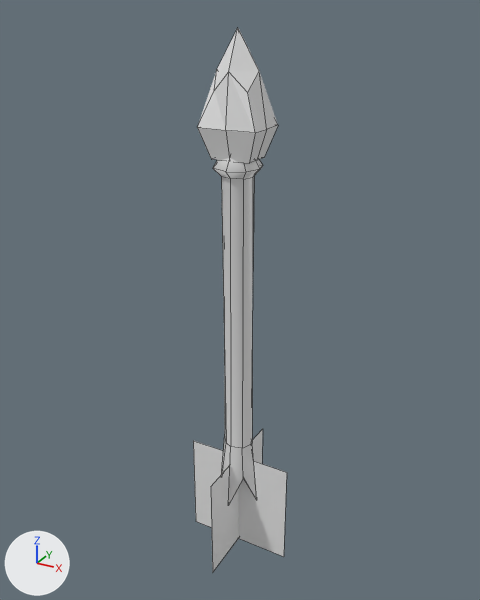
The Blender file Assets/Models/LevelObjects/Entities/Arrow.blend: old version first, new version second.
The view is the same before and after, from a 50 mm lens placed at (2.26, -4.08, 2.03), pointed at (-0.03, 0.08, -0.05). Lighting does not change. The marker at lower left points along +X, +Y and +Z. Mesh edges are drawn as thin lines.

The first picture shows 'Blade', 'Plane', 'Plane.001', 'Shaft'.
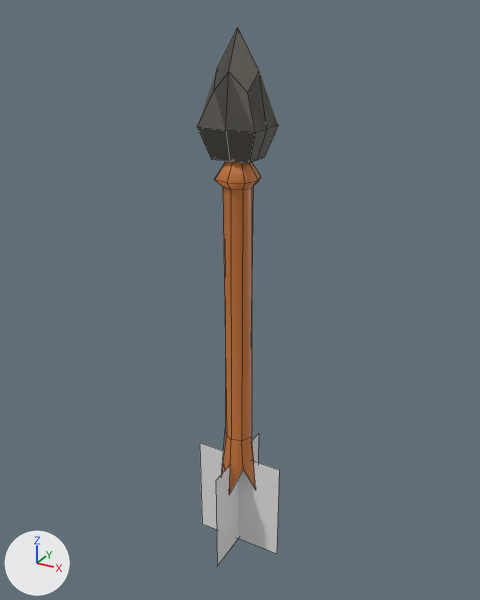
Commit message: started work on arrows

Location of each change, (x1, y1, x2, y2) in pixels of the pictures (480 x 600 px):
'Shaft', recoloured, rescaled
    before: (213, 158, 263, 505)
    after: (214, 161, 261, 494)
'Blade', recoloured
    both: (197, 28, 278, 163)
'Plane', rescaled (16% narrower)
    before: (193, 441, 287, 557)
    after: (200, 443, 279, 554)
'Plane.001', rescaled (17% narrower, 6% shorter)
    before: (211, 429, 263, 571)
    after: (216, 433, 259, 566)

The change, as a diff of the scene's bpy script:
```diff
--- a/Assets/Models/LevelObjects/Entities/Arrow.blend.py
+++ b/Assets/Models/LevelObjects/Entities/Arrow.blend.py
@@ mat_blade @@
+mat_blade = principled_material('Blade')
+mat_blade.base_color = (0.133, 0.123, 0.106)  # dark grey #66625c
+mat_blade.metallic = 0.736
@@ mat_shaft @@
+mat_shaft = principled_material('Shaft')
+mat_shaft.base_color = (0.65, 0.205, 0.047)  # orange #d37d3d
+mat_shaft.roughness = 0.4
@@ me_cube @@
 me_cube.from_pydata(...)  # 42 vertices, 40 faces; spans x -1.22..1.22, y -1.18..1.18, z -1.35..1.2
-me_cube.materials.append(mat_material)  # white #e7e7e7
+me_cube.materials.append(mat_shaft)  # orange #d37d3d
@@ me_cube_001 @@
 me_cube_001.from_pydata(...)  # 26 vertices, 24 faces; spans x -1.06..1.06, y -0.81..0.81, z -2.07..1.96
+me_cube_001.materials.append(mat_blade)  # dark grey #66625c
@@ ob_shaft @@
 ob_shaft.location = (0.0, 0.0, -0.248)
-ob_shaft.scale = (0.149, 0.149, 1.19)
+ob_shaft.scale = (0.14, 0.14, 1.12)
@@ ob_plane @@
 ob_plane.rotation_euler = (1.571, 1.571, 0.0)  # degrees (90, 90, 0)
-ob_plane.scale = (0.455, 0.455, 0.455)
+ob_plane.scale = (0.455, 0.388, 0.455)
@@ ob_plane_001 @@
 ob_plane_001.rotation_euler = (0.0, 1.571, 0.0)  # degrees (0, 90, 0)
-ob_plane_001.scale = (0.455, 0.455, 0.455)
+ob_plane_001.scale = (0.455, 0.375, 0.455)
```
